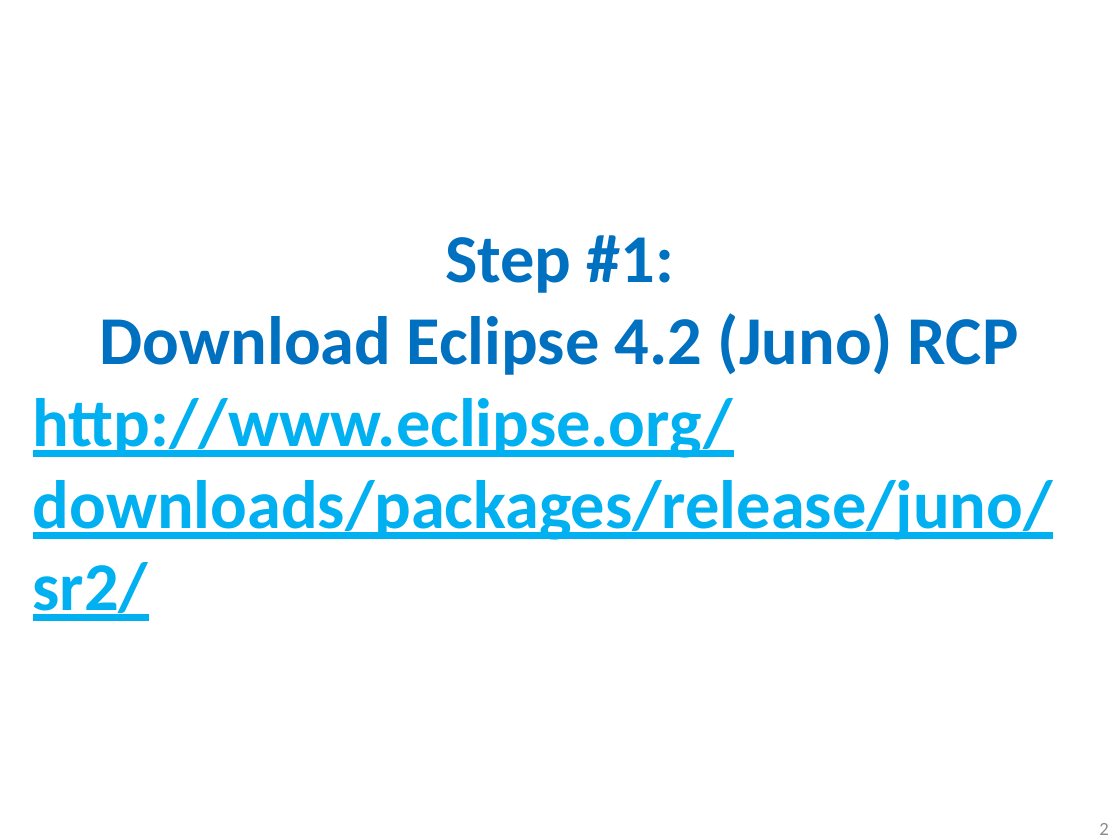
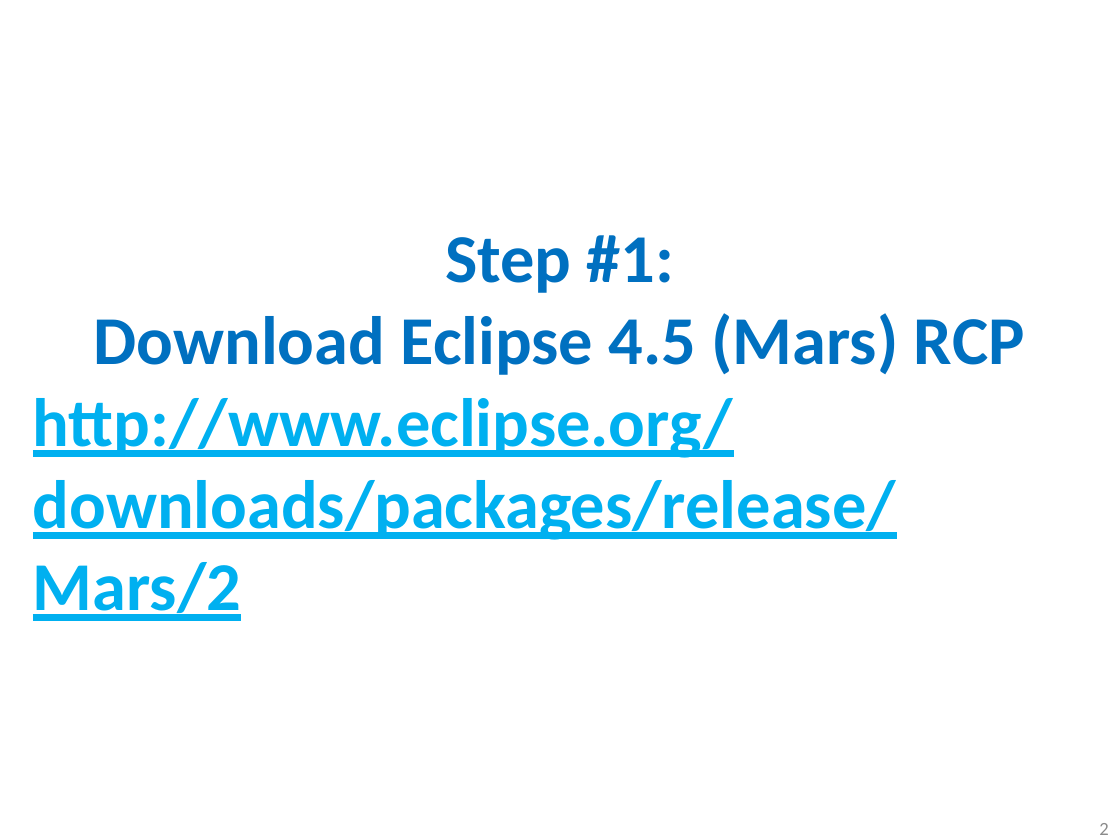
Before and after one commit to d3slect/nprg044-eclipse-platform, a slide deck: slide 2 of slides/01-osgi/01-osgi.pptx. Drawn at 1120x840 pixels with LibreOffice and Linux fonts; fonts in the diff are those of the drawing; background and template pictures are left out. Boxes give left, top, right and bottom in pixels: in the first picture for what was removed or moved away, otherwise in the second. Text is boxed around its words. In the diff, an @@ line names an element or a change of style, - is before the commit and + after.

Commit message:
updated slides - Mars version of Eclipse, OSGi console

```diff
--- a/slides/01-osgi/01-osgi.pptx
+++ b/slides/01-osgi/01-osgi.pptx
@@ text at (33,313,1025,621): text changed @@
-Download Eclipse 4.2 (Juno) RCP
-http://www.eclipse.org/downloads/packages/release/juno/sr2/
+Download Eclipse 4.5 (Mars) RCP
+http://www.eclipse.org/downloads/packages/release/Mars/2
```
Also in this commit, not shown: 41 other slides changed.
